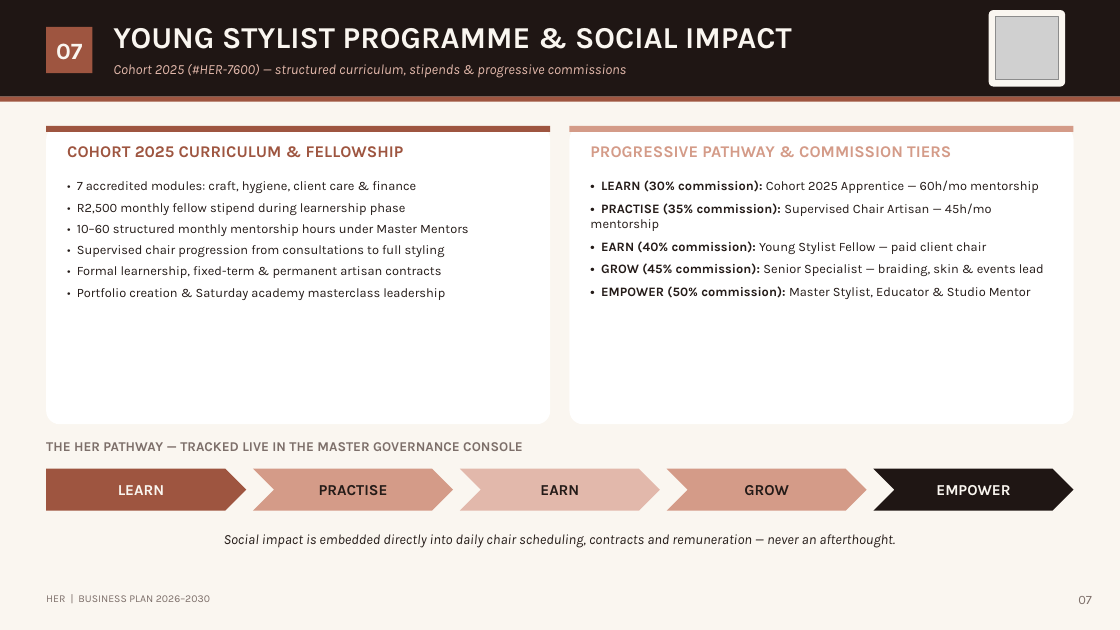
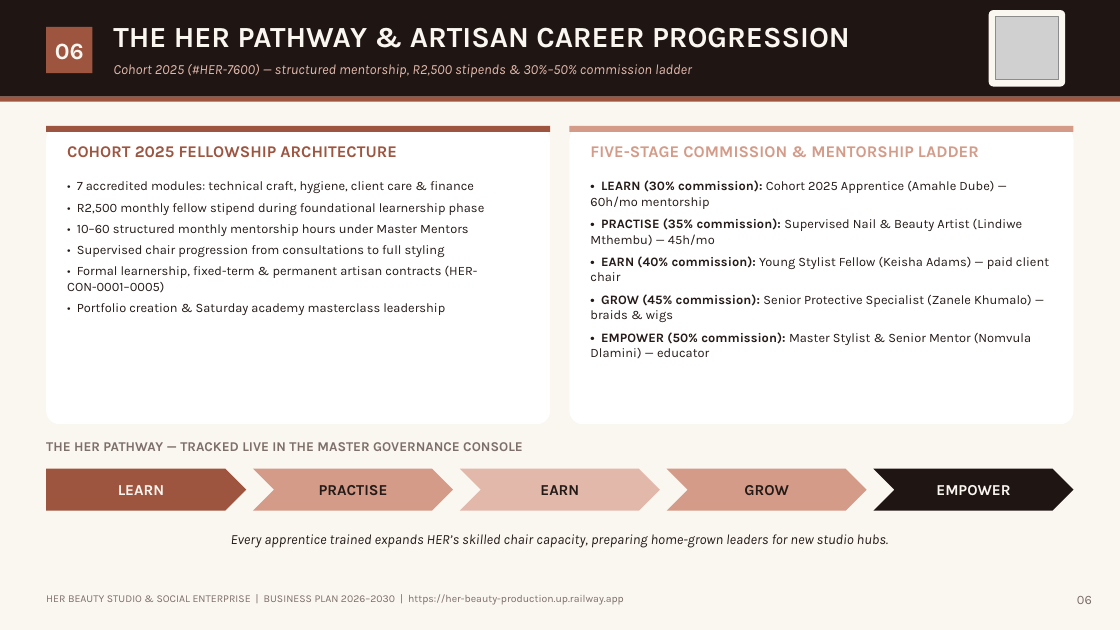
Before and after one commit to dr-rsmart/HER_Beauty, a slide deck: slide 7 of HER_Business_Plan.pptx (slide 8 before the commit). Drawn at 1120x630 pixels with LibreOffice and Linux fonts; fonts in the diff are those of the drawing; grey boxes stand for pictures. Boxes give left, top, right and bottom in pixels: in the first picture for what was removed or moved away, otherwise in the second. Text is boxed around its words. In the diff, an @@ line names an element or a change of style, - is before the commit and + after.

```diff
--- a/HER_Business_Plan.pptx
+++ b/HER_Business_Plan.pptx
@@ text at (x1=113, y1=27, x2=850, y2=48): text changed; size 26 to 25 pt @@
-YOUNG STYLIST PROGRAMME & SOCIAL IMPACT
+THE HER PATHWAY & ARTISAN CAREER PROGRESSION
@@ text at (x1=55, y1=43, x2=84, y2=60): text changed @@
-07
+06
@@ text at (x1=113, y1=64, x2=692, y2=78): text changed @@
-Cohort 2025 (#HER-7600) — structured curriculum, stipends & progressive commissions
+Cohort 2025 (#HER-7600) — structured mentorship, R2,500 stipends & 30%–50% commission ladder
@@ text at (x1=67, y1=146, x2=396, y2=157): text changed @@
-COHORT 2025 CURRICULUM & FELLOWSHIP
+COHORT 2025 FELLOWSHIP ARCHITECTURE
@@ text at (x1=590, y1=146, x2=979, y2=157): text changed @@
-PROGRESSIVE PATHWAY & COMMISSION TIERS
+FIVE-STAGE COMMISSION & MENTORSHIP LADDER
@@ text at (x1=77, y1=181, x2=485, y2=215): text changed @@
-• 7 accredited modules: craft, hygiene, client care & finance
-• R2,500 monthly fellow stipend during learnership phase
+• 7 accredited modules: technical craft, hygiene, client care & finance
+• R2,500 monthly fellow stipend during foundational learnership phase
@@ text at (x1=590, y1=180, x2=1049, y2=358): text changed @@
-• LEARN (30% commission): Cohort 2025 Apprentice — 60h/mo mentorship
-• PRACTISE (35% commission): Supervised Chair Artisan — 45h/mo mentorship
-• EARN (40% commission): Young Stylist Fellow — paid client chair
-• GROW (45% commission): Senior Specialist — braiding, skin & events lead
-• EMPOWER (50% commission): Master Stylist, Educator & Studio Mentor
+• LEARN (30% commission): Cohort 2025 Apprentice (Amahle Dube) — 60h/mo mentorship
+• PRACTISE (35% commission): Supervised Nail & Beauty Artist (Lindiwe Mthembu) — 45h/mo
+• EARN (40% commission): Young Stylist Fellow (Keisha Adams) — paid client chair
+• GROW (45% commission): Senior Protective Specialist (Zanele Khumalo) — braids & wigs
+• EMPOWER (50% commission): Master Stylist & Senior Mentor (Nomvula Dlamini) — educator
@@ text at (x1=67, y1=266, x2=478, y2=293): text changed @@
-• Formal learnership, fixed-term & permanent artisan contracts
+• Formal learnership, fixed-term & permanent artisan contracts (HER-CON-0001–0005)
@@ text at (x1=231, y1=534, x2=888, y2=548): text changed @@
-Social impact is embedded directly into daily chair scheduling, contracts and remuneration — never an afterthought.
+Every apprentice trained expands HER’s skilled chair capacity, preparing home-grown leaders for new studio hubs.
@@ text at (x1=46, y1=594, x2=624, y2=605): text changed @@
-HER | BUSINESS PLAN 2026–2030
+HER BEAUTY STUDIO & SOCIAL ENTERPRISE | BUSINESS PLAN 2026–2030 | https://her-beauty-production.up.railway.app
@@ text at (x1=1077, y1=596, x2=1092, y2=604): text changed @@
-07
+06
```
Also in this commit, not shown: 7 other slides changed, 3 slides added, 3 slides removed, 3 other files.
